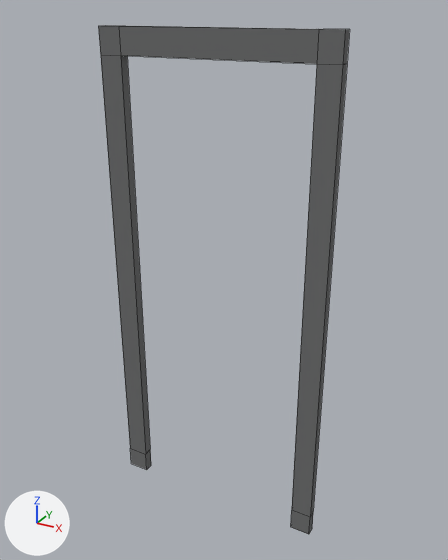
The Blender file Assets/Models/Devices/Gate.blend, before and after one commit.
The view is the same before and after, from a 50 mm lens placed at (1.18, -2.05, 2.12), pointed at (0.02, 0.05, 1.07). The lights are fixed; the arrows at lower left show +X, +Y and +Z. Mesh edges are drawn as thin lines.

In view in the first picture: 'Frame'.
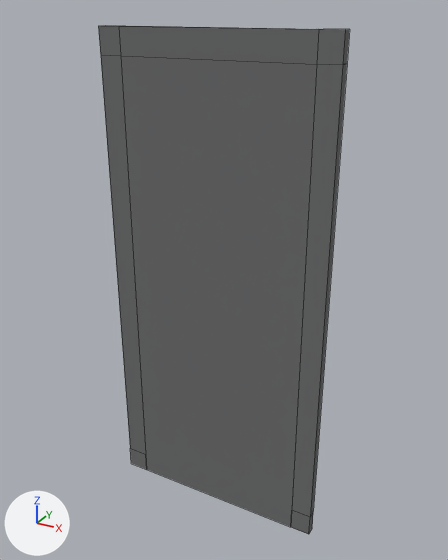
Changed parts and their boxes [x1, y1, x2, y2] in the pictures (448 x 560 px):
'Door', added: after [121, 56, 317, 527]

The change, as a list of edits to the scene's bpy script:
```text
Add me_frame_001:
    me_frame_001.from_pydata(...)  # a box spanning x -0.4..0.4, y -0.02..0.02, z -1.06..0.95
    me_frame_001.materials.append(mat_material)  # its picture is missing
Add ob_door:
    ob_door = bpy.data.objects.new('Door', me_frame_001)
    ob_door.location = (0.0, 0.0, 1.0)
```
